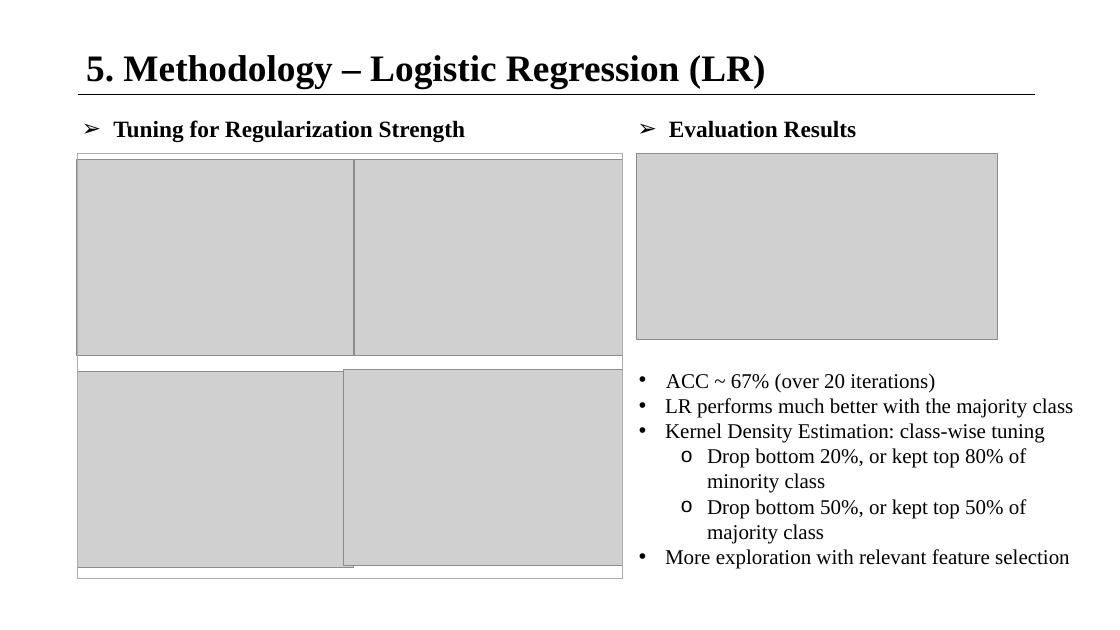
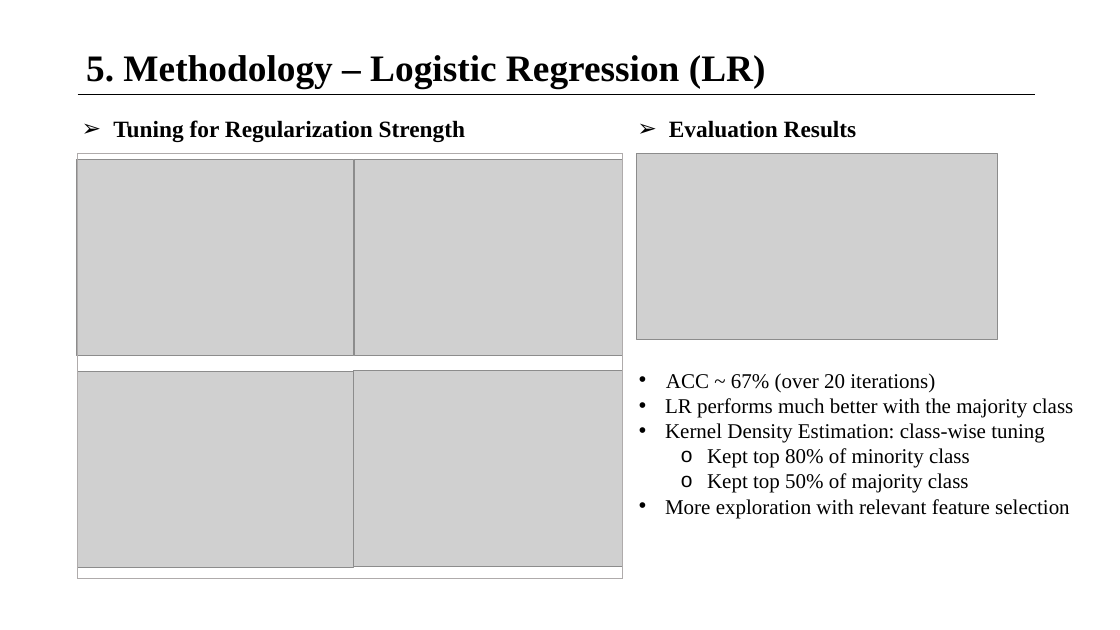
Before and after one commit to petertran14/CS524-Final-Project, a slide deck: slide 9 of CS524_FinalProject_2-2.pptx. Drawn at 1120x630 pixels with LibreOffice and Linux fonts; fonts in the diff are those of the drawing; grey boxes stand for pictures. Boxes give left, top, right and bottom in pixels: in the first picture for what was removed or moved away, otherwise in the second. Text is boxed around its words. In the diff, an @@ line names an element or a change of style, - is before the commit and + after.

```diff
--- a/CS524_FinalProject_2-2.pptx
+++ b/CS524_FinalProject_2-2.pptx
@@ picture: place and size @@
-picture at (343, 370, 623, 565)
+picture at (353, 371, 623, 567)
@@ text at (707, 448, 970, 493): text changed @@
-  o Drop bottom 20%, or kept top 80% of minority class
-  o Drop bottom 50%, or kept top 50% of majority class
+  o Kept top 80% of minority class
+  o Kept top 50% of majority class
```
Also in this commit, not shown: 3 other slides changed.
